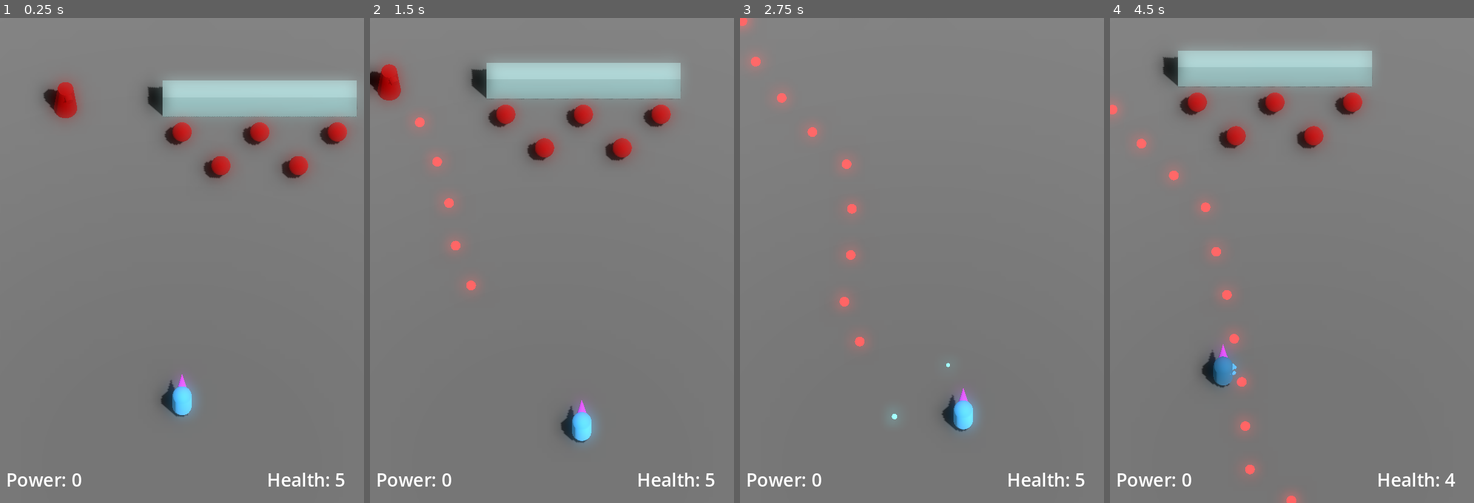
Above: before the commit, frames 1-4 (left to right).
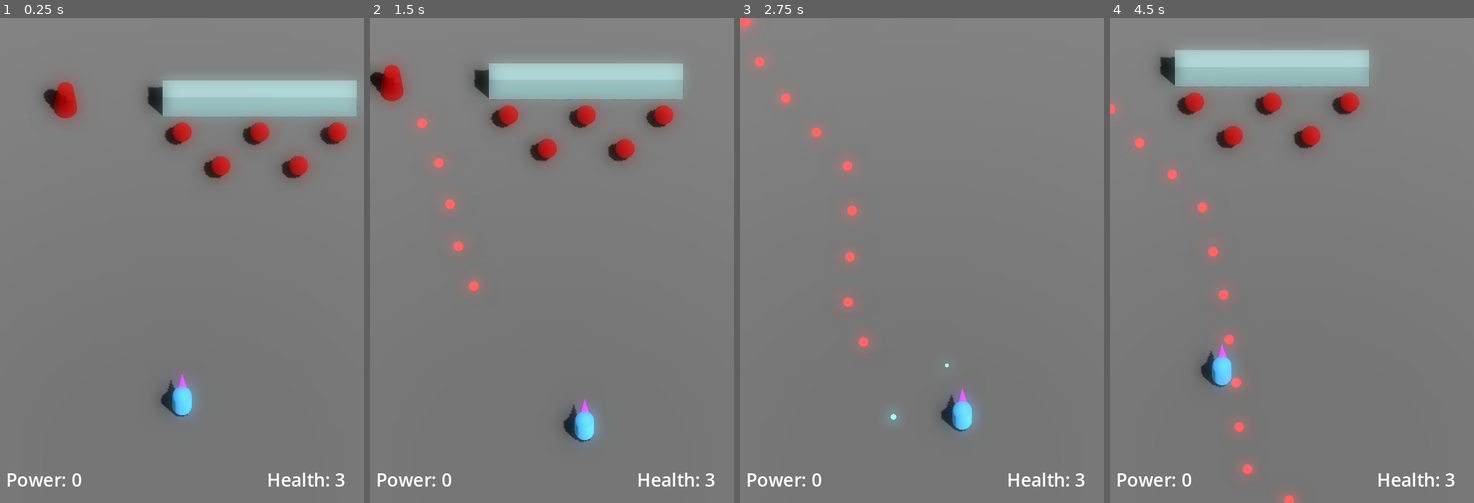
Above: after the commit, the same moments.

Repository: JackEvans24/bullet-absorb
Game: Godot game, scene res://scenes/main.tscn
Same seed, same stepped clock (60 frames per second), same inputs: the game is played once before the commit and once after it.
Inputs:
- Up to frame 1 (0.25 s): no input
- Up to frame 2 (1.5 s): hold Right (move_right) 0.53-1.28 s; hold K (absorb) 0.53-1.28 s; tap J (fire) at 0.8, 1.35 s; hold Down (move_back) from 1.28 s (still down)
- Up to frame 3 (2.75 s): tap K (absorb) at 1.55 s; release Down (move_back) at 2.03 s; hold Right (move_right) from 2.03 s (still down); hold K (absorb) from 2.03 s (still down); tap J (fire) at 2.3 s
- Up to frame 4 (4.5 s): release Right (move_right) at 2.78 s; release K (absorb) at 2.78 s; hold Up (move_forward) 2.78-3.53 s; tap J (fire) at 2.85, 3.8, 4.35 s; tap K (absorb) at 3.05 s; hold K (absorb) 3.53-4.28 s; hold Left (move_left) from 3.53 s (still down)

The runs differ from the first frame. In frame 1, less than 0.1% of the frame differs, in the area x 92-95%, y 93-97%; in frame 2, 1.4%; in frame 3, 0.4%; in frame 4, 1.7%, in the area x 0-95%, y 6-100%.

Commit message:
refactor: replace movement script with state machine

Diff:
--- a/prefabs/player.tscn
+++ b/prefabs/player.tscn
@@ -1,11 +1,13 @@
-[gd_scene load_steps=27 format=3 uid="uid://c3tj0pdcum4wd"]
+[gd_scene load_steps=29 format=3 uid="uid://c3tj0pdcum4wd"]
 
 [ext_resource type="Script" path="res://scripts/mechanics/player/player.gd" id="1_u023k"]
 [ext_resource type="Material" uid="uid://beaa2b7evhbjh" path="res://materials/player/player.tres" id="2_di4ke"]
 [ext_resource type="Script" path="res://scripts/mechanics/shared/health.gd" id="2_pcwtq"]
 [ext_resource type="Script" path="res://scripts/mechanics/player/absorb.gd" id="2_sawo1"]
-[ext_resource type="Script" path="res://scripts/mechanics/player/player_movement.gd" id="3_1eoos"]
+[ext_resource type="Script" path="res://scripts/mechanics/player/movement/move_state_machine.gd" id="2_ud6n7"]
+[ext_resource type="Script" path="res://scripts/mechanics/player/movement/run.gd" id="3_60agh"]
 [ext_resource type="Material" uid="uid://f41eu4cbvian" path="res://materials/player/player_absorb.tres" id="4_ep8r4"]
+[ext_resource type="Script" path="res://scripts/mechanics/player/movement/dead.gd" id="4_koxfs"]
 [ext_resource type="Script" path="res://scripts/mechanics/player/player_aim.gd" id="4_owsoe"]
 [ext_resource type="Material" uid="uid://dq2ufo1kpypca" path="res://materials/player/player_absorb_halo.tres" id="4_poddg"]
 [ext_resource type="PackedScene" uid="uid://dl5unqhv0x3ox" path="res://prefabs/bullets/player_bullet.tscn" id="5_twt6l"]
@@ -82,13 +84,23 @@
 collision_layer = 2
 script = ExtResource("1_u023k")
 
+[node name="MoveStateMachine" type="Node" parent="."]
+script = ExtResource("2_ud6n7")
+initial_state = NodePath("Run")
+
+[node name="Run" type="Node" parent="MoveStateMachine"]
+script = ExtResource("3_60agh")
+
+[node name="Absorb" type="Node" parent="MoveStateMachine"]
+script = ExtResource("3_60agh")
+speed = 5.0
+
+[node name="Dead" type="Node" parent="MoveStateMachine"]
+script = ExtResource("4_koxfs")
+
 [node name="Health" type="Node" parent="."]
 script = ExtResource("2_pcwtq")
-
-[node name="Move" type="Node" parent="."]
-script = ExtResource("3_1eoos")
-movement_deadzone = 0.01
-deceleration = 180.0
+starting_health = 3.0
 
 [node name="Aim" type="Node" parent="."]
 script = ExtResource("4_owsoe")
--- /dev/null
+++ b/scripts/mechanics/player/movement/dead.gd
@@ -0,0 +1,10 @@
+class_name DeadMoveState
+extends MoveState
+
+@export var deceleration: float = 180
+
+func _init():
+    can_aim = false
+    can_fire = false
+    can_absorb = false
+    movement = Vector3.ZERO
--- /dev/null
+++ b/scripts/mechanics/player/movement/move_state.gd
@@ -0,0 +1,18 @@
+class_name MoveState
+extends Node
+
+var state_machine: MoveStateMachine
+
+var movement: Vector3 = Vector3.ZERO
+var can_aim: bool = true
+var can_fire: bool = true
+var can_absorb: bool = true
+
+func enter():
+    pass
+
+func update(delta: float):
+    pass
+
+func exit():
+    pass
--- /dev/null
+++ b/scripts/mechanics/player/movement/move_state_machine.gd
@@ -0,0 +1,37 @@
+class_name MoveStateMachine
+extends Node
+
+signal state_changed(state_name: String)
+
+@export var initial_state := NodePath()
+
+@onready var state: MoveState = get_node(initial_state)
+
+var movement: Vector3:
+    get: return state.movement
+var can_aim: bool:
+    get: return state.can_aim
+var can_fire: bool:
+    get: return state.can_fire
+var can_absorb: bool:
+    get: return state.can_absorb
+
+func _ready():
+    for child in get_children():
+        child.state_machine = self
+
+    state.enter()
+    state_changed.emit(state.name)
+
+func _process(delta):
+    state.update(delta)
+
+func transition_to(target_state_name: String):
+    if not has_node(target_state_name):
+        printerr("No move state found with name: %s" % target_state_name)
+        return
+
+    state.exit()
+    state = get_node(target_state_name)
+    state.enter()
+    state_changed.emit(state.name)
--- /dev/null
+++ b/scripts/mechanics/player/movement/run.gd
@@ -0,0 +1,16 @@
+class_name RunMoveState
+extends MoveState
+
+@export var speed: float = 15.0
+@export var deceleration: float = 180
+
+func update(delta: float):
+    super(delta)
+
+    var input_dir = Input.get_vector("move_left", "move_right", "move_forward", "move_back")
+    var direction = Vector3(input_dir.x, 0, input_dir.y).normalized()
+
+    if direction:
+        movement = direction * speed
+    else:
+        movement = movement.move_toward(Vector3.ZERO, deceleration * delta)
--- a/scripts/mechanics/player/player.gd
+++ b/scripts/mechanics/player/player.gd
@@ -8,7 +8,7 @@
 @export var fall_acceleration = 10
 
 @onready var health: Health = $Health
-@onready var move: PlayerMovement = $Move
+@onready var move_state: MoveStateMachine = $MoveStateMachine
 @onready var aim: PlayerAim = $Aim
 @onready var absorb: Absorb = $Absorb
 @onready var body: PlayerBody = $Pivot
@@ -25,6 +25,8 @@
 	power_count_changed.connect(aim._on_power_count_changed)
 	died.connect(body._on_player_died)
 
+	move_state.state_changed.connect(_on_move_state_changed)
+
 	health.damage_taken.connect(_on_damage_taken)
 	health.damage_taken.connect(body._on_damage_taken)
 	health.recovery_changed.connect(body._on_recovery_changed)
@@ -39,29 +41,25 @@
 
 	aim.initialise(body)
 
-func _physics_process(delta):
-	if not is_on_floor():
-		velocity.y -= fall_acceleration * delta
-
-	velocity = move.movement
+func _physics_process(_delta):
+	velocity = move_state.movement
 	body.look_at(body.global_position + aim.aim_direction)
 
 	move_and_slide()
+
+func _on_move_state_changed(_state_name: String):
+	aim.can_aim = move_state.can_aim
+	aim.can_fire = move_state.can_fire
+	absorb.can_absorb = move_state.can_absorb
 
 func _on_damage_taken(_damage_taken: float, _taken_from: Node3D):
 	damage_taken.emit()
 	absorb.end_windup()
 
 	if current_health <= 0:
-		die()
-
-func die():
-	move.can_move = false
-	aim.can_aim = false
-	aim.can_fire = false
-	absorb.can_absorb = false
-	ground_detection.set_deferred("disabled", true)
-	died.emit()
+		move_state.transition_to("Dead")
+		ground_detection.set_deferred("disabled", true)
+		died.emit()
 
 func _on_absorb():
 	power_count += 1
@@ -78,9 +76,9 @@
 	health.take_damage(1.0, area)
 
 func _on_slowdown_started():
-	move.set_slower_speed()
+	move_state.transition_to("Absorb")
 	aim.can_fire = false
 
 func _on_slowdown_ended():
-	move.set_default_speed()
+	move_state.transition_to("Run")
 	aim.can_fire = true
--- a/scripts/mechanics/player/player_movement.gd
+++ /dev/null
@@ -1,28 +0,0 @@
-class_name PlayerMovement
-extends Node
-
-@export var movement_deadzone = 0.05
-@export var default_speed = 15.0
-@export var slower_speed = 5.0
-@export var deceleration = 3.0
-
-var speed = default_speed
-
-var movement: Vector3 = Vector3.ZERO
-var can_move: bool = true
-
-# Called when the node enters the scene tree for the first time.
-func _process(delta: float):
-	var input_dir = Input.get_vector("move_left", "move_right", "move_forward", "move_back")
-	var direction = Vector3(input_dir.x, 0, input_dir.y).normalized()
-
-	if can_move and direction:
-		movement = direction * speed
-	else:
-		movement = movement.move_toward(Vector3.ZERO, deceleration * delta)
-
-func set_default_speed():
-	speed = default_speed
-
-func set_slower_speed():
-	speed = slower_speed
